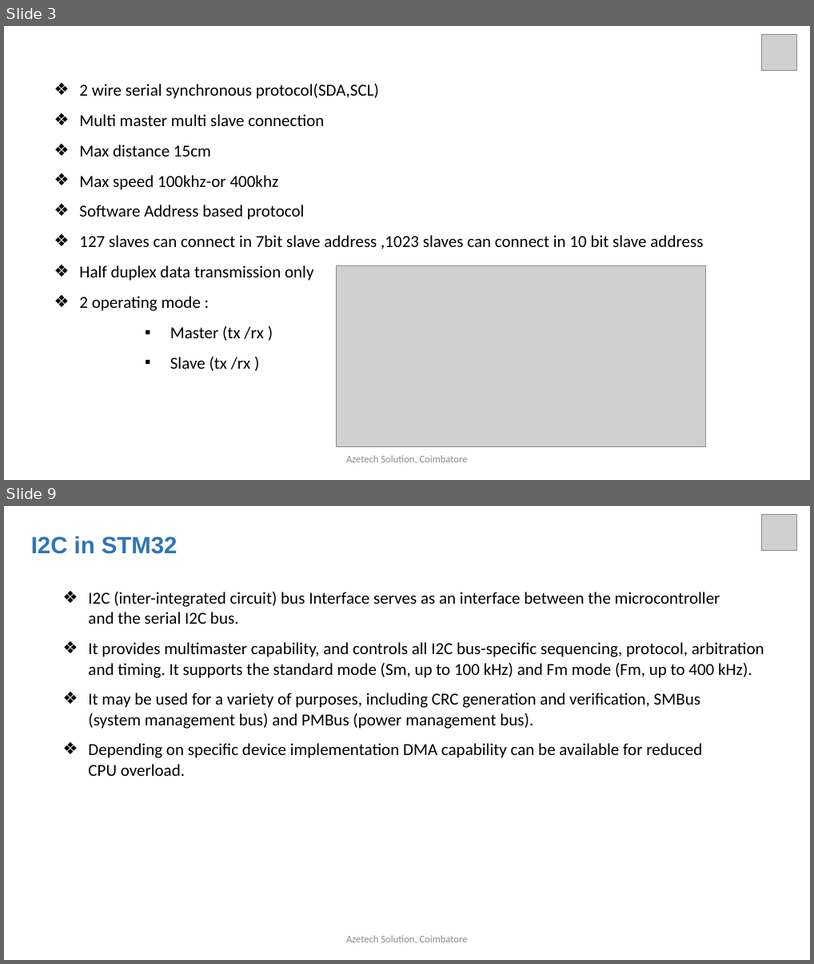
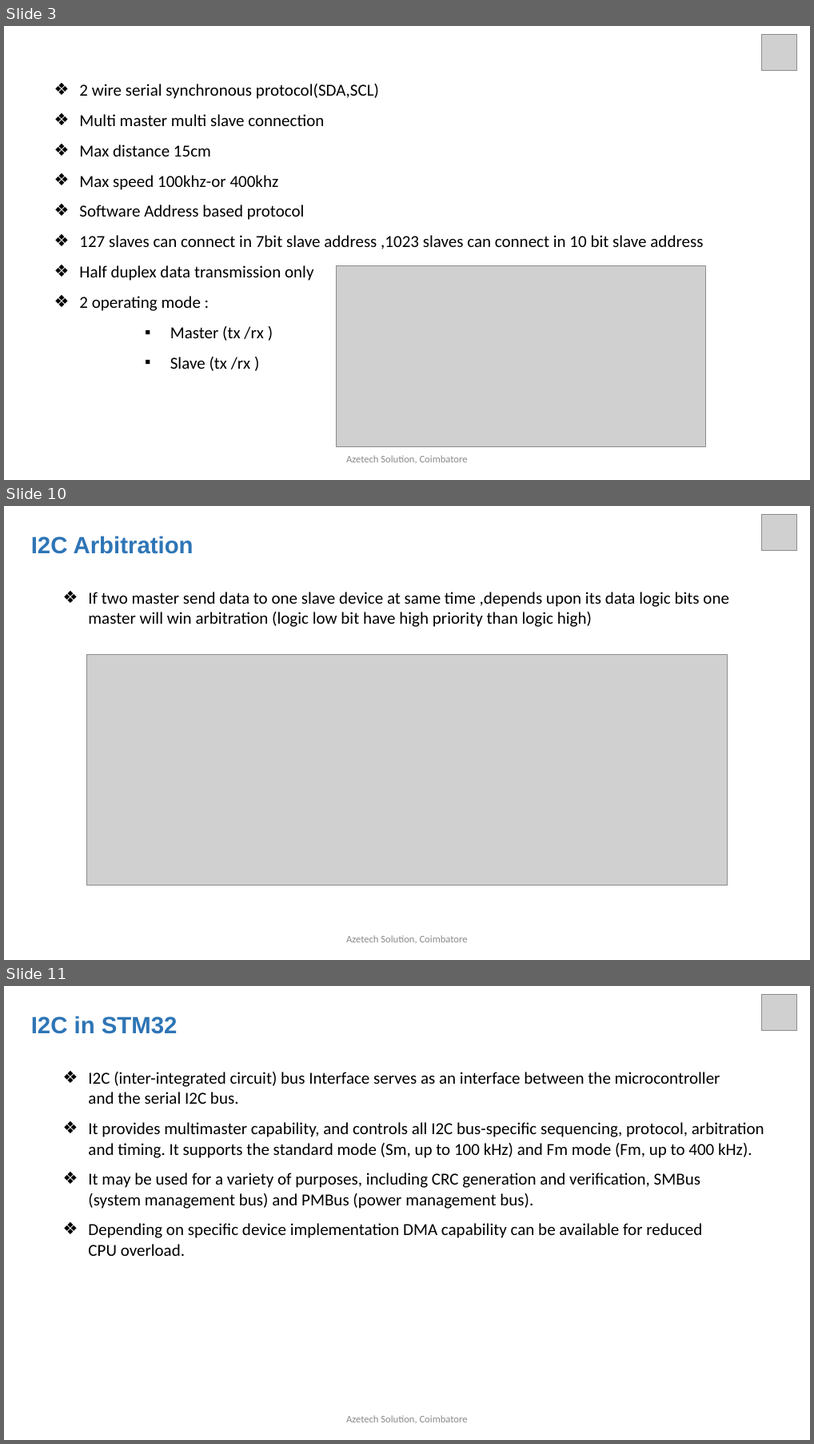
Before and after one commit to arulnelson/AZETECH-CLASS-NOTES, a slide deck: STM32_DOCS/I2C_in_STM32.pptx. Shown one above the other, each under a label of ours: slides 3 and 9 before the commit, slides 3, 10 and 11 after it; the slides between them are not shown. The pictures are 814x964 and 814x1444 pixels, drawn with LibreOffice and Linux fonts; fonts in the diff are those of the drawing; grey boxes stand for pictures. Boxes give left, top, right and bottom in pixels: in the first picture for what was removed or moved away, otherwise in the second. Text is boxed around its words. In the diff, an @@ line names an element or a change of style, - is before the commit and + after.

```diff
--- a/STM32_DOCS/I2C_in_STM32.pptx
+++ b/STM32_DOCS/I2C_in_STM32.pptx
@@ slide 10 added at (4,506,810,960), background #FFFFFF @@
@@ picture added at (762,515,798,550) @@
@@ text added at (31,536,194,554), 28 pt, text #2E75B6, bold @@
+I2C Arbitration
@@ text added at (88,592,730,627), 20 pt, text #000000 @@
+❖ If two master send data to one slave device at same time ,depends upon its data logic bits one master will win arbitration (logic low bit have high priority than logic high)
@@ picture added at (87,654,727,884) @@
@@ text added at (346,935,468,943), 12 pt, text #8C8C8C @@
+Azetech Solution, Coimbatore
@@ what was slide 9 is now slide 11 @@
```
Also in this commit, not shown: 11 slides changed, 4 other slides added.
